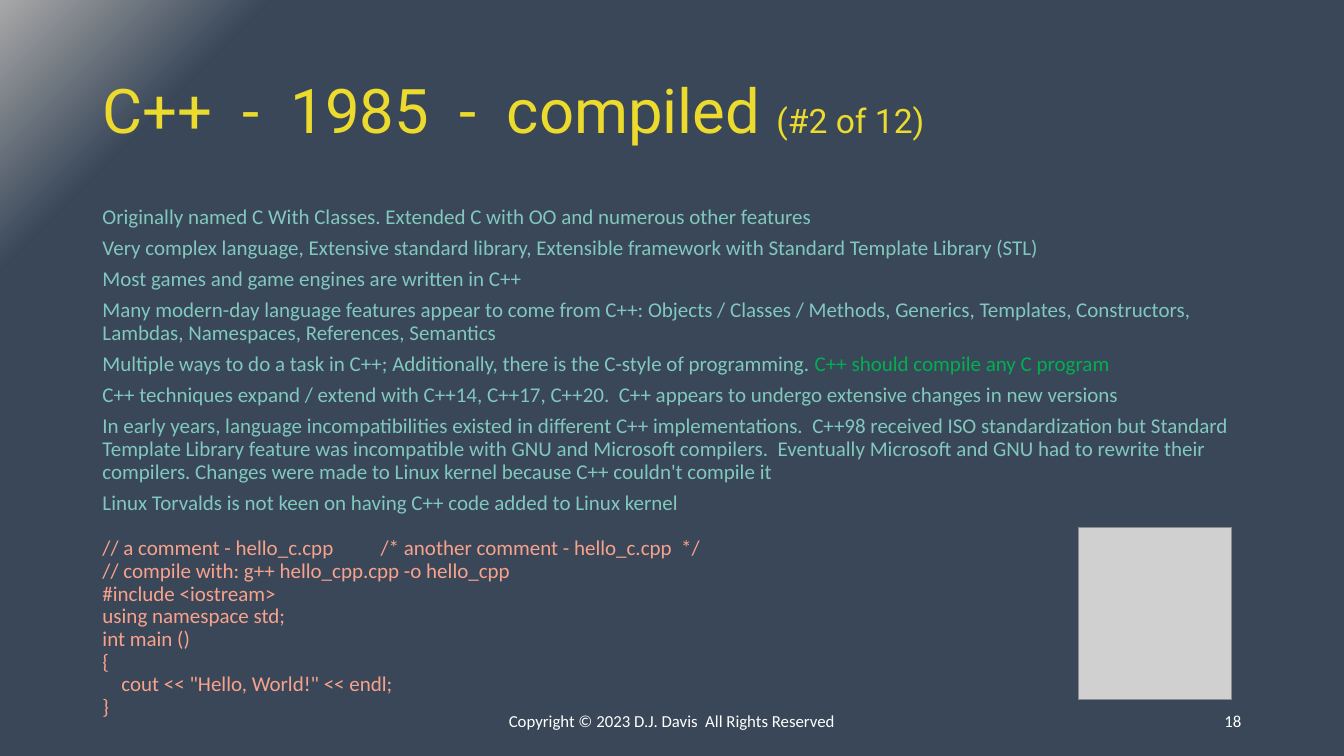
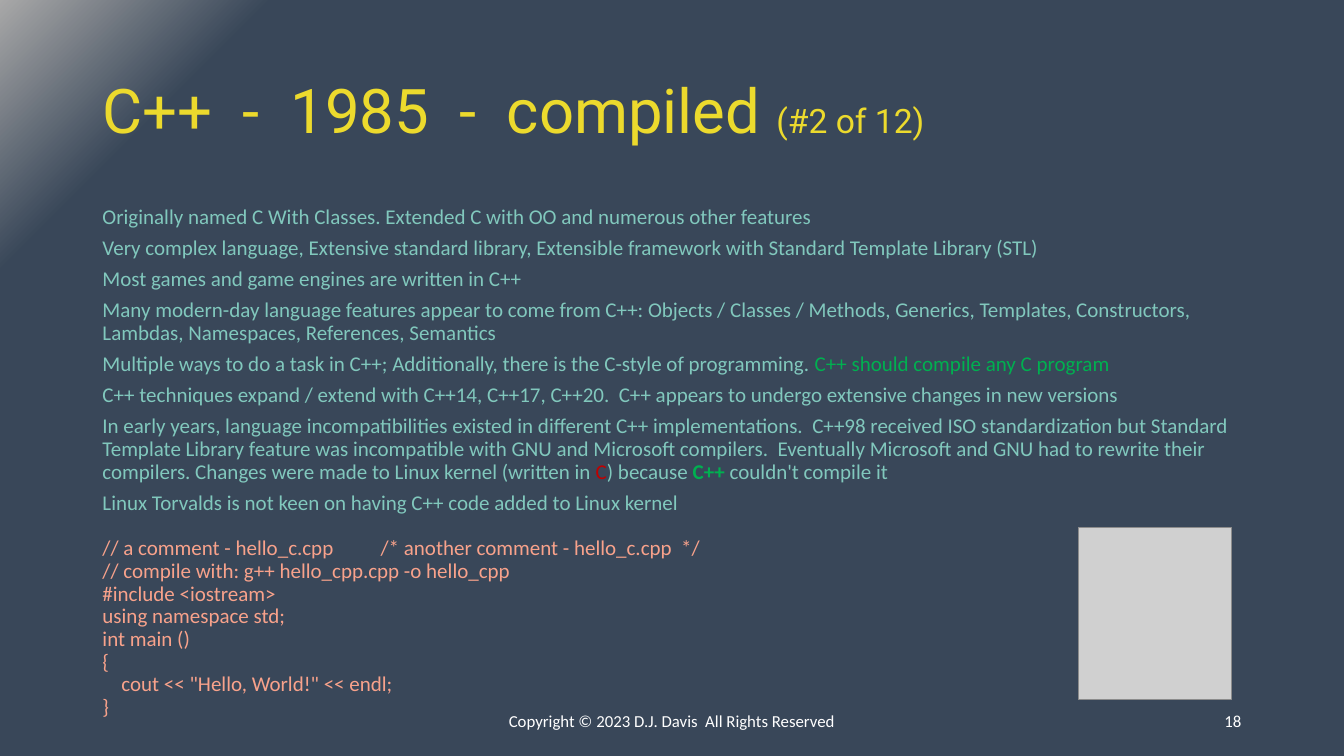
Before and after one commit to ipv3/DC31-BIC, a slide deck: slide 18 of Presentation.pptx. Drawn at 1344x756 pixels with LibreOffice and Linux fonts; fonts in the diff are those of the drawing; grey boxes stand for pictures. Boxes give left, top, right and bottom in pixels: in the first picture for what was removed or moved away, otherwise in the second. Text is boxed around its words. In the diff, an @@ line names an element or a change of style, - is before the commit and + after.

```diff
--- a/Presentation.pptx
+++ b/Presentation.pptx
@@ text at bbox=[102, 418, 1228, 483]: text changed @@
-In early years, language incompatibilities existed in different C++ implementations. C++98 received ISO standardization but Standard Template Library feature was incompatible with GNU and Microsoft compilers. Eventually Microsoft and GNU had to rewrite their compilers. Changes were made to Linux kernel because C++ couldn't compile it
+In early years, language incompatibilities existed in different C++ implementations. C++98 received ISO standardization but Standard Template Library feature was incompatible with GNU and Microsoft compilers. Eventually Microsoft and GNU had to rewrite their compilers. Changes were made to Linux kernel (written in C) because C++ couldn't compile it
```
Also in this commit, not shown: 9 other slides changed.
